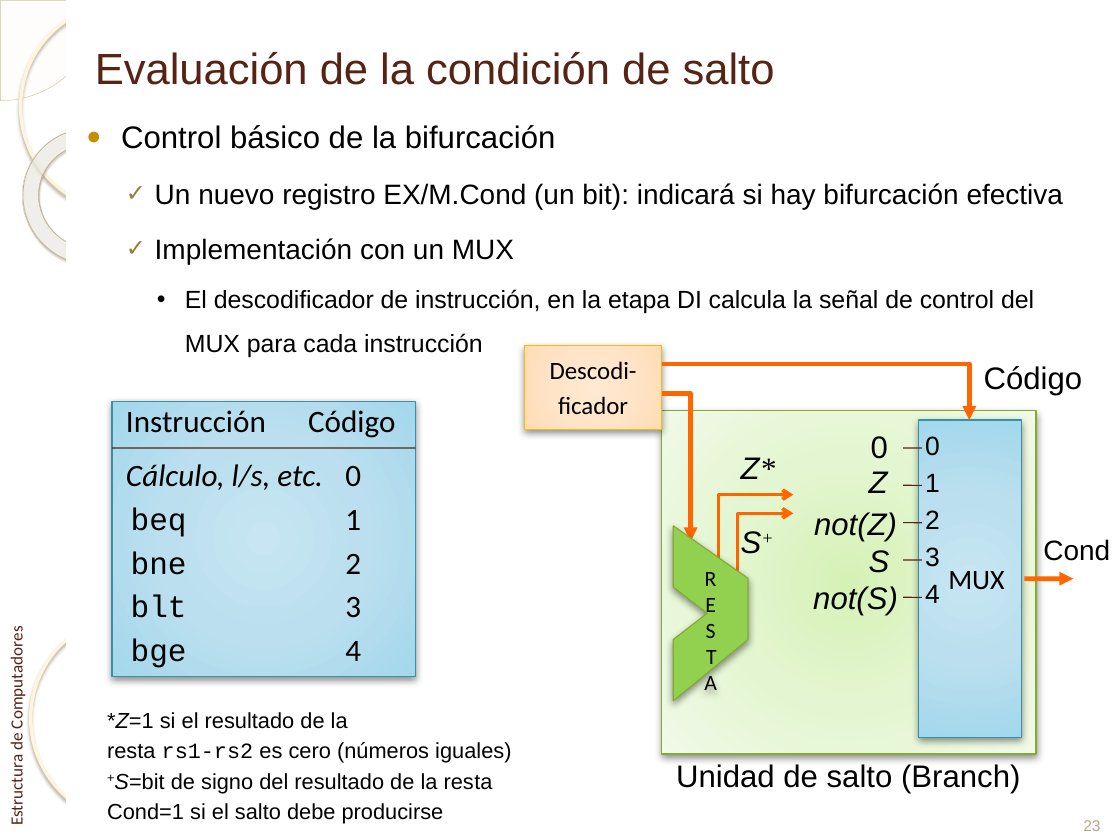
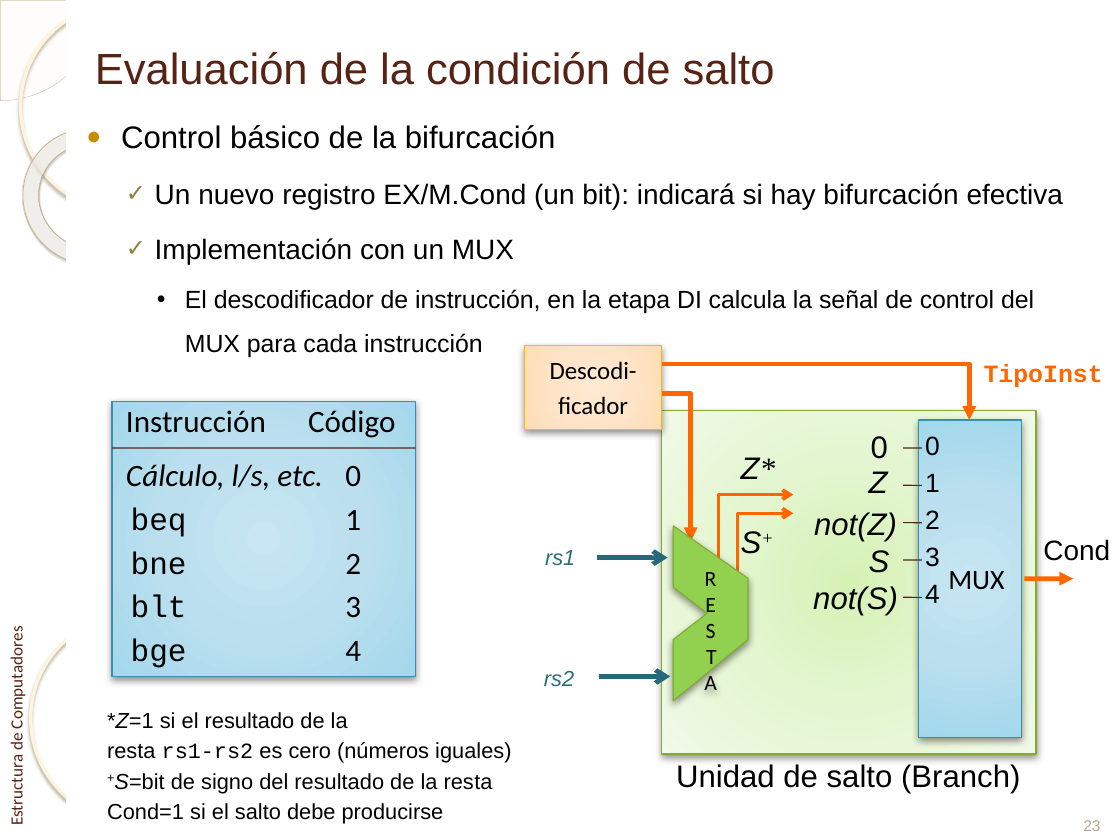
Before and after one commit to enriquesquintana/ETC, a slide deck: slide 23 of ETC_RISCV/Teoría/Tema 2. Segmentación básica_RISCV.pptx. Drawn at 1120x840 pixels with LibreOffice and Linux fonts; fonts in the diff are those of the drawing; background and template pictures are left out. Boxes give left, top, right and bottom in pixels: in the first picture for what was removed or moved away, otherwise in the second. Text is boxed around its words. In the diff, an @@ line names an element or a change of style, - is before the commit and + after.

```diff
--- a/ETC_RISCV/Teoría/Tema 2. Segmentación básica_RISCV.pptx
+++ b/ETC_RISCV/Teoría/Tema 2. Segmentación básica_RISCV.pptx
@@ text removed at (984, 366, 1083, 395) @@
-Código
@@ text added at (984, 364, 1103, 387), 16 pt, text #FF6600, bold @@
+TipoInst
@@ text added at (545, 550, 575, 566), 14 pt, text #2A6D7D, italic @@
+rs1
@@ arrow added from (597, 558) to (668, 558), #26697A 3 pt @@
@@ text added at (544, 671, 574, 687), 14 pt, text #2A6D7D, italic @@
+rs2
@@ arrow added from (599, 676) to (670, 676), #26697A 3 pt @@
```
Also in this commit, not shown: 8 other slides changed, 1 slide added.
